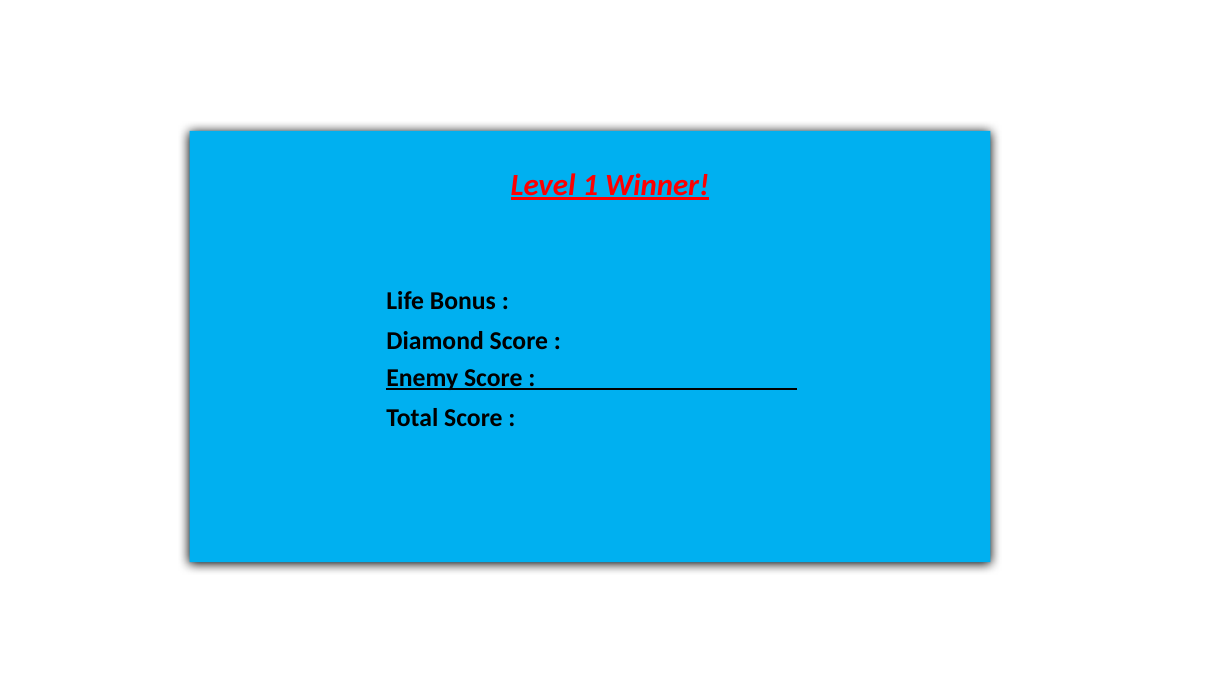
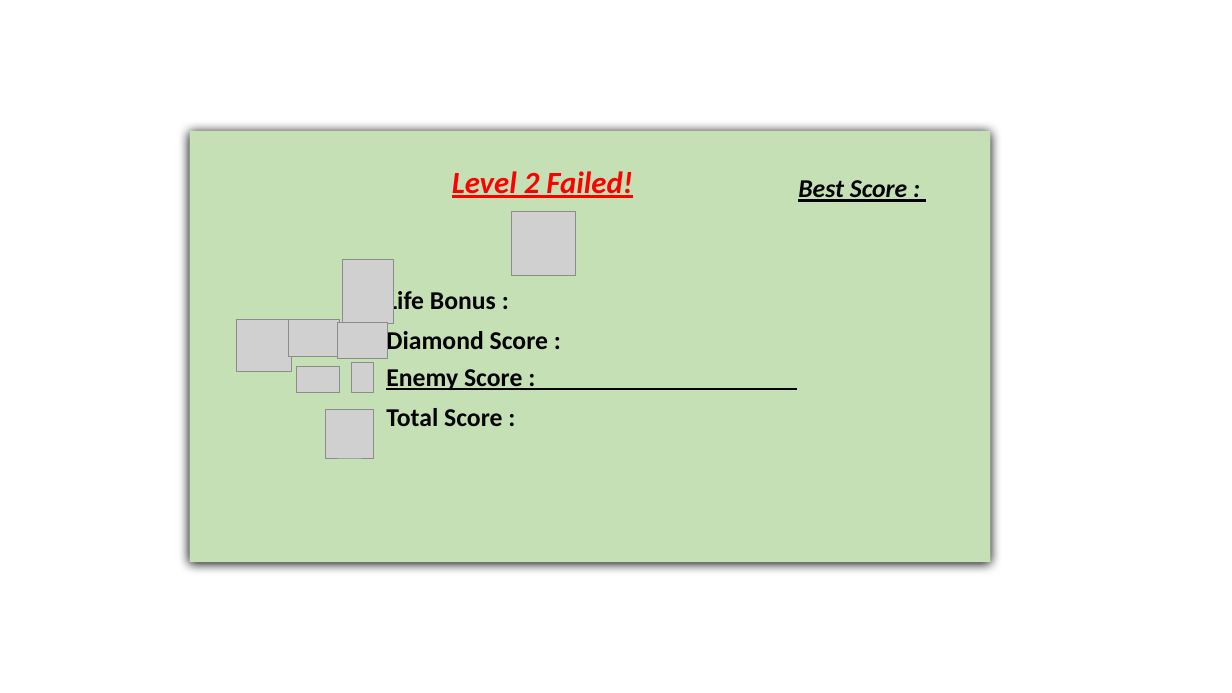
Before and after one commit to arnabxero/ProjectWork-1, a slide deck: slide 1 of Used Resorces (Temporary Folder or Non Major Folder)/PowerPoint/winscreen.pptx. Drawn at 1232x693 pixels with LibreOffice and Linux fonts; fonts in the diff are those of the drawing; grey boxes stand for pictures. Boxes give left, top, right and bottom in pixels: in the first picture for what was removed or moved away, otherwise in the second. Text is boxed around its words. In the diff, an @@ line names an element or a change of style, - is before the commit and + after.

```diff
--- a/Used Resorces (Temporary Folder or Non Major Folder)/PowerPoint/winscreen.pptx
+++ b/Used Resorces (Temporary Folder or Non Major Folder)/PowerPoint/winscreen.pptx
@@ rectangle at (x1=189, y1=131, x2=991, y2=563): fill #00B0F0 to #C5E0B4 @@
@@ text at (x1=452, y1=171, x2=632, y2=198): text changed @@
-Level 1 Winner!
+Level 2 Failed!
@@ text added at (x1=798, y1=180, x2=908, y2=202), 20 pt, text #000000, bold, italic, underline @@
+Best Score :
@@ picture added at (x1=512, y1=212, x2=576, y2=275) @@
@@ picture added at (x1=342, y1=260, x2=394, y2=323) @@
@@ picture added at (x1=236, y1=320, x2=291, y2=372) @@
@@ picture added at (x1=288, y1=320, x2=340, y2=356) @@
@@ picture added at (x1=338, y1=323, x2=388, y2=359) @@
@@ picture added at (x1=297, y1=367, x2=340, y2=392) @@
@@ picture added at (x1=351, y1=363, x2=373, y2=393) @@
@@ picture added at (x1=325, y1=410, x2=373, y2=458) @@
```
Also in this commit, not shown: 35 other files.
